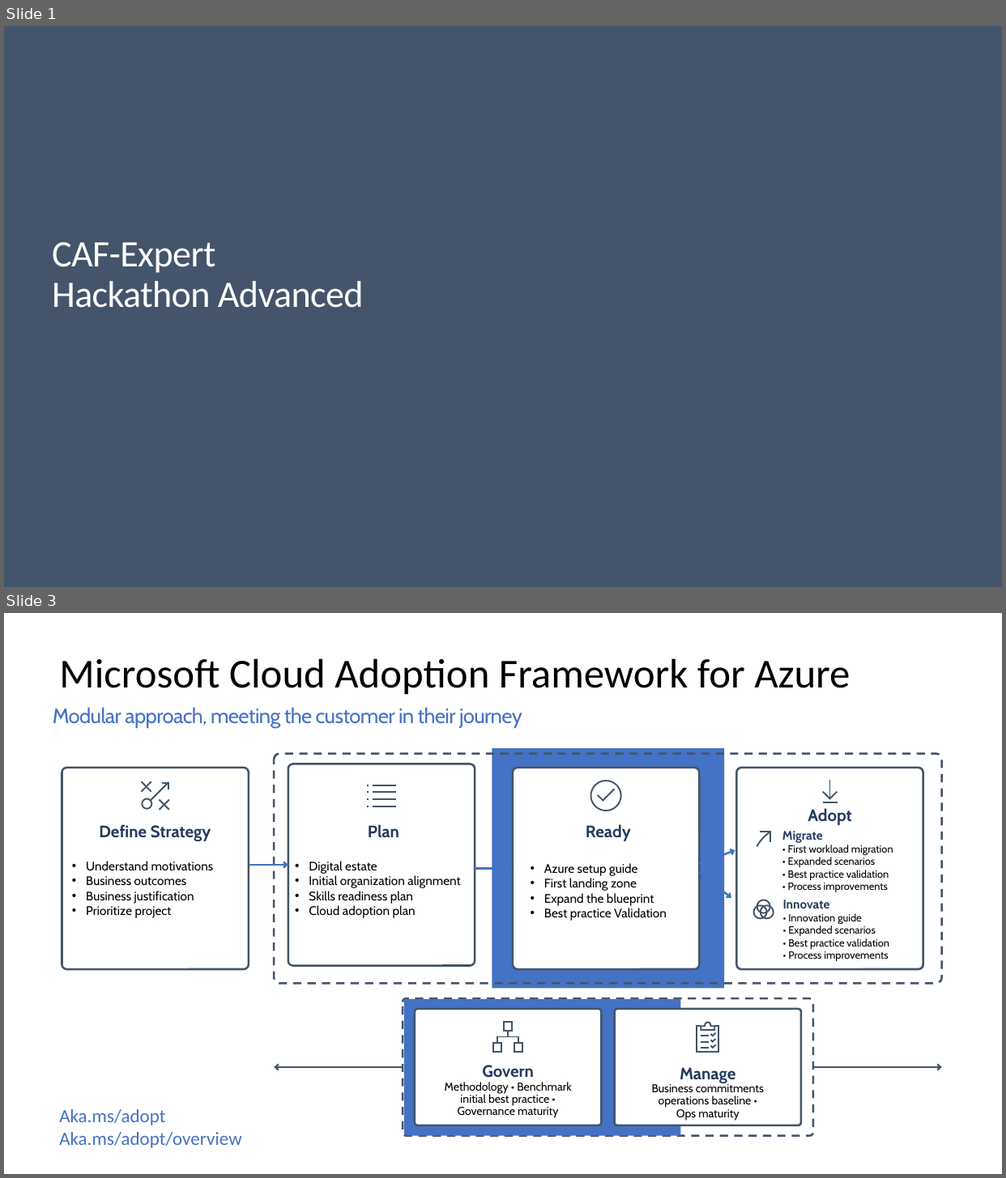
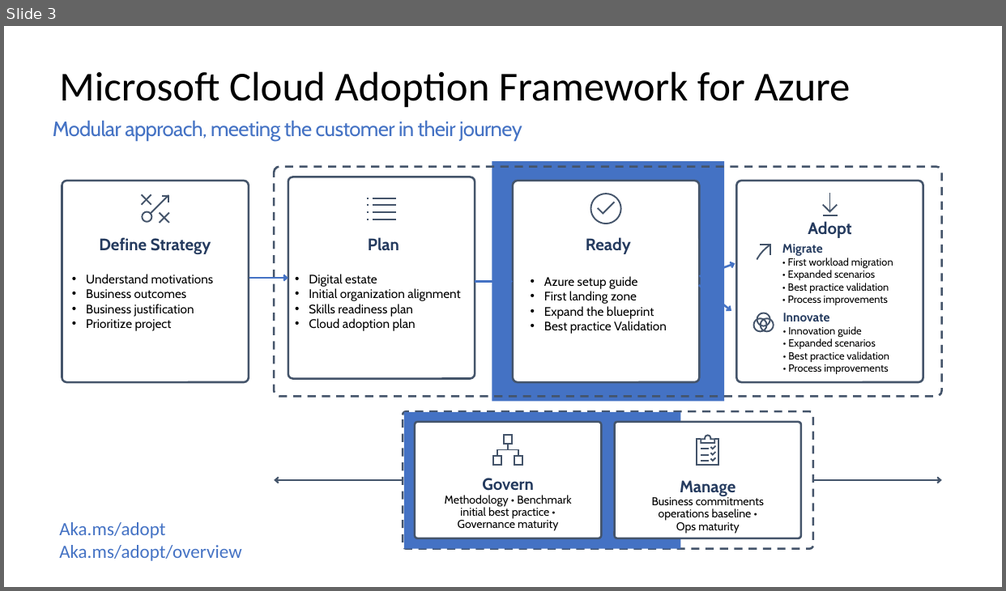
Before and after one commit to jonathan-vella/what-the-caf, a slide deck: learning_path_modules/04_ALZ_Accelerator/00_ALZ_Accelerator_Agenda.pptx. Shown one above the other, each under a label of ours: slides 1 and 3 before the commit, slide 3 after it; the slides between them are not shown. The pictures are 1006x1178 and 1006x591 pixels, drawn with LibreOffice and Linux fonts; fonts in the diff are those of the drawing; background and template pictures are left out. Boxes give left, top, right and bottom in pixels: in the first picture for what was removed or moved away, otherwise in the second. Text is boxed around its words. In the diff, an @@ line names an element or a change of style, - is before the commit and + after.

```diff
--- a/learning_path_modules/04_ALZ_Accelerator/00_ALZ_Accelerator_Agenda.pptx
+++ b/learning_path_modules/04_ALZ_Accelerator/00_ALZ_Accelerator_Agenda.pptx
@@ slide 1 removed at <box>4,26,1002,587</box>, background #44546A @@
@@ title removed at <box>52,242,364,308</box> @@
-CAF-Expert
-Hackathon Advanced
```
Also in this commit, not shown: 5 slides changed, 4 slides added, 1 other slide removed, 8 other files.
